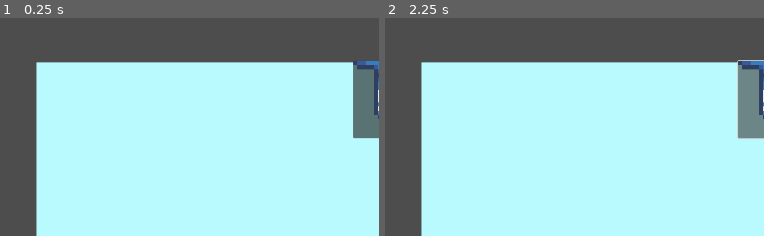
Above: before the commit, frames 1-2 (left to right).
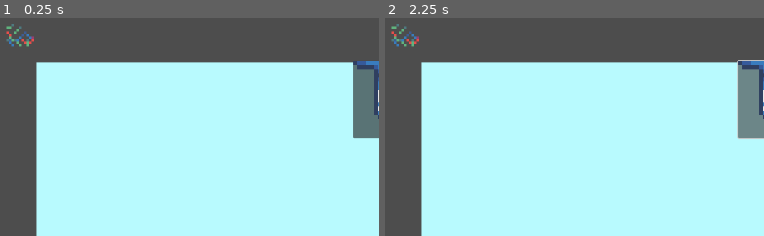
Above: after the commit, the same moments.

Repository: 2192375d/Touhou-Game-Jam-16-Cirno-s-Swirlaria
Game: Godot game, scene res://scenes/game_tablemenu.tscn
Two runs of this game, one before a commit and one after it. Both use one fixed random seed, a clock stepped at 60 frames per second and the inputs below.
Inputs (mouse positions are % of the whole screen's width and height, from its top left):
- Up to frame 1 (0.25 s): no input
- Up to frame 2 (2.25 s): click (93, 73) at 0.5 s; click (85, 73) at 1.25 s; click (51, 19) at 2 s
The pictures show only the part of the screen within x 0-50%, y 0-50%; the shares and areas given below are measured in that part.

The runs differ from the first frame. In frame 1, 0.3% of the frame differs, in the area x 1-9%, y 2-14%; in frame 2, 0.3%.

Commit message:
fix: fixing collisions

Diff:
--- a/scenes/game_tablemenu.tscn
+++ b/scenes/game_tablemenu.tscn
@@ -693,6 +693,9 @@
 shader_parameter/collision_friction = 0.34
 shader_parameter/collision_bounce = 0.2
 
+[sub_resource type="CircleShape2D" id="CircleShape2D_a75m5"]
+radius = 20.024984
+
 [node name="GameTablemenu" type="Node2D"]
 script = ExtResource("1_mi270")
 
@@ -847,12 +850,11 @@
 tile_map_data = PackedByteArray(0, 0, 0, 0, 0, 0, 1, 0, 21, 0, 21, 0, 0, 0)
 tile_set = SubResource("TileSet_twdh5")
 
-[node name="CollisionPolygon2D" type="CollisionPolygon2D" parent="CherryRaw"]
-position = Vector2(7, -2)
-polygon = PackedVector2Array(20, 103, 58.742493, 96.71744, 94, 91, 77, 64, 26, 73)
+[node name="CollisionShape2D" type="CollisionShape2D" parent="CherryRaw"]
+position = Vector2(58, 68)
+shape = SubResource("CircleShape2D_a75m5")
 
 [node name="SprinklesRaw" type="RigidBody2D" parent="."]
-visible = false
 position = Vector2(-2, 0)
 collision_layer = 2
 collision_mask = 2
@@ -864,9 +866,9 @@
 tile_map_data = PackedByteArray(0, 0, 0, 0, 0, 0, 1, 0, 23, 0, 21, 0, 0, 0)
 tile_set = SubResource("TileSet_twdh5")
 
-[node name="CollisionPolygon2D" type="CollisionPolygon2D" parent="SprinklesRaw"]
-position = Vector2(7, -2)
-polygon = PackedVector2Array(20, 103, 58.742493, 96.71744, 94, 91, 77, 64, 26, 73)
+[node name="CollisionShape2D" type="CollisionShape2D" parent="SprinklesRaw"]
+position = Vector2(58, 68)
+shape = SubResource("CircleShape2D_a75m5")
 
 [node name="ClearEntities" type="Button" parent="."]
 offset_left = 117.0
--- a/scripts/game_tablemenu.gd
+++ b/scripts/game_tablemenu.gd
@@ -18,7 +18,8 @@
 func _ready():
 	conesprite.get_node("StaticBody2D").get_node("CollisionPolygon2D").disabled = true
 	creamraw.get_node("CollisionPolygon2D").disabled = true
-	cherryspriteraw.get_node("CollisionPolygon2D").disabled = true
+	cherryspriteraw.get_node("CollisionShape2D").disabled = true
+	sprinklesspriteraw.get_node("CollisionShape2D").disabled = true
 	print("Hello World")
 
 func _input(event):
@@ -30,7 +31,7 @@
 			currentTopping.freeze = false;
 			currentTopping.linear_velocity = Vector2(0,0)
 			currentTopping.angular_velocity = 0
-			currentTopping.get_node("CollisionPolygon2D").disabled = false
+			currentTopping.get_node("CollisionShape2D").disabled = false
 			currentTopping = null;
 
 # Called every frame. 'delta' is the elapsed time since the previous frame.
@@ -65,7 +66,7 @@
 	toppingqueue.append(currentTopping)
 	currentTopping.visible = true
 	currentTopping.freeze = true
-	currentTopping.get_node("CollisionPolygon2D").disabled = true
+	currentTopping.get_node("CollisionShape2D").disabled = true
 	add_child(currentTopping)
 
 func _on_cherry_button_down() -> void:
@@ -73,7 +74,7 @@
 	toppingqueue.append(currentTopping)
 	currentTopping.visible = true
 	currentTopping.freeze = true
-	currentTopping.get_node("CollisionPolygon2D").disabled = true
+	currentTopping.get_node("CollisionShape2D").disabled = true
 	add_child(currentTopping)
 
 func _on_timer_timeout() -> void:
Not shown: 1 places in scenes/game_tablemenu.tscn that only renumber resources
